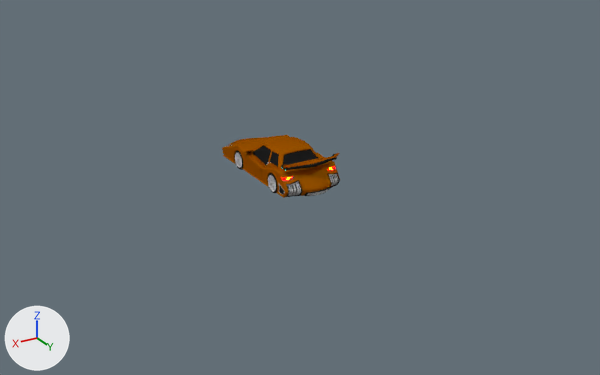
Renders of the Blender file Animation/01-Models/sz-car.blend from each side of a commit.
One viewpoint serves both versions: a 50 mm lens placed at (59.6, 104.6, 49.5), pointed at (0.9, 6.8, 0.7). Every picture has the same lights, and +X, +Y and +Z are marked at lower left.
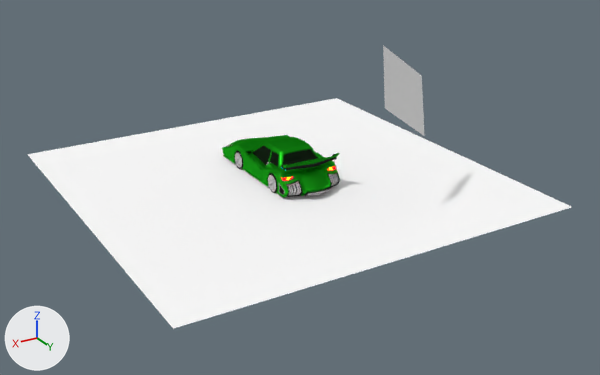
Location of each change, (x1, y1, x2, y2) in pixels of the pictures (600 x 375 px):
```json
{"object": "Plane", "change": "added", "after": [27, 98, 571, 329]}
{"object": "Cylinder", "change": "recoloured", "before": [222, 135, 340, 198], "after": [222, 135, 340, 198], "on screen": "brown to green"}
{"object": "Plane.001", "change": "added", "after": [383, 45, 425, 136]}
```

Edits to the scene script, one JSON object a line:
```json
{"block": "mat_car_paint_01", "change": "nodes: BsdfAnisotropic, BsdfDiffuse, MixShader, OutputMaterial"}
{"block": "mat_car_paint_01", "change": "colours: brown #964700, yellow #e7a300"}
{"block": "mat_car_paint_01", "change": "nodes: BsdfAnisotropic, OutputMaterial"}
{"block": "mat_car_paint_01", "change": "colours: green #1ba31a"}
{"op": "add", "block": "mat_material", "code": ["mat_material = diffuse_material('Material')", "mat_material.base_color = (1.0, 1.0, 1.0)  # white #ffffff"]}
{"op": "add", "block": "me_plane", "code": ["me_plane = bpy.data.meshes.new('Plane')", "me_plane.from_pydata([(-1.0, -1.0, 0.0), (1.0, -1.0, 0.0), (-1.0, 1.0, 0.0), (1.0, 1.0, 0.0)], [], [(0, 1, 3, 2)])", "me_plane.materials.append(mat_material)  # white #ffffff"]}
{"op": "add", "block": "me_plane_001", "code": ["me_plane_001 = bpy.data.meshes.new('Plane.001')", "me_plane_001.from_pydata([(-1.0, -1.0, 0.0), (1.0, -1.0, 0.0), (-1.0, 1.0, 0.0), (1.0, 1.0, 0.0)], [], [(0, 1, 3, 2)])"]}
{"op": "add", "block": "ob_plane", "code": ["ob_plane = bpy.data.objects.new('Plane', me_plane)", "ob_plane.location = (1.3, 1.3, 0.2)", "ob_plane.scale = (30.6, 30.6, 30.6)"]}
{"op": "add", "block": "ob_plane_001", "code": ["ob_plane_001 = bpy.data.objects.new('Plane.001', me_plane_001)", "ob_plane_001.location = (-9.9, 16.8, 16.4)", "ob_plane_001.rotation_euler = (-0.978, -0.616, 0.139)  # degrees (-56, -35, 8)", "ob_plane_001.scale = (4.93, 4.93, 4.93)"]}
```
